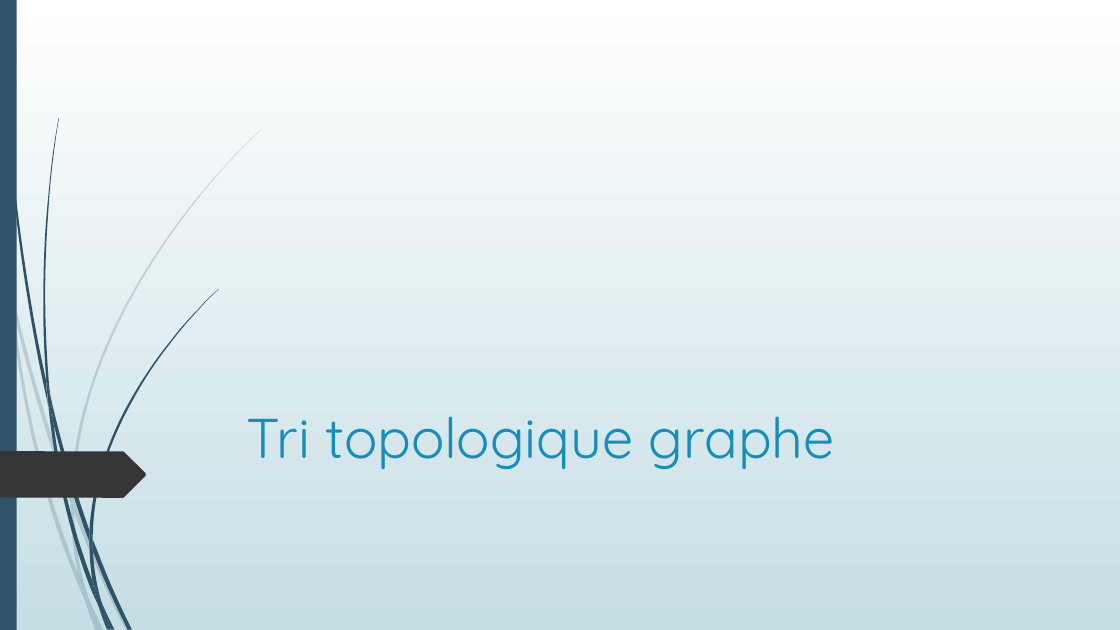
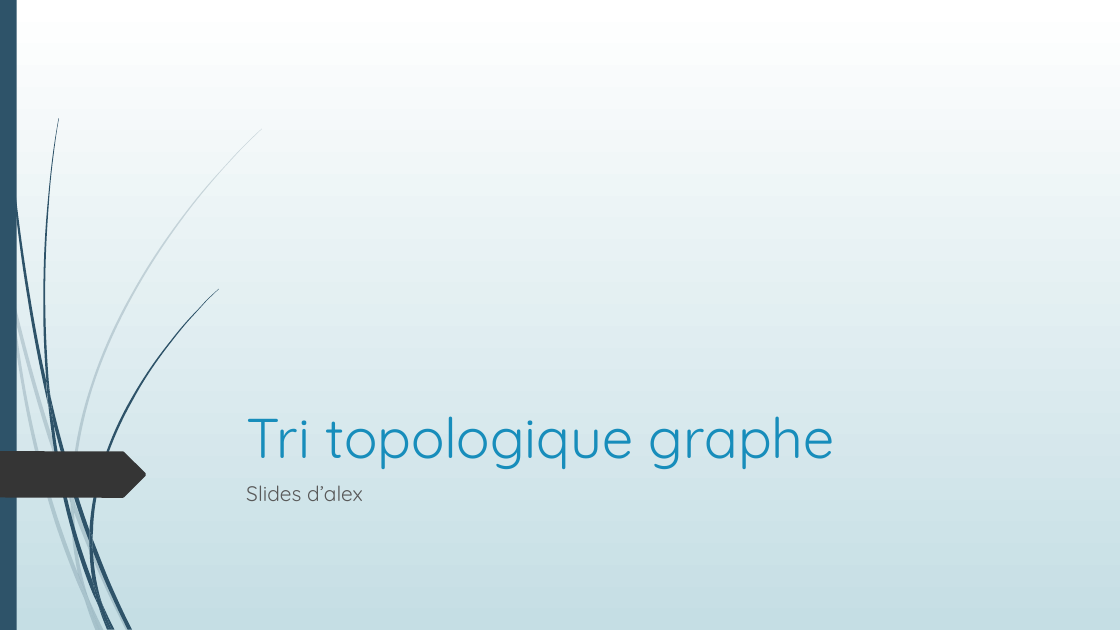
Before and after one commit to Poroing/CrowdDeplacementOptimisation, a slide deck: slide 39 of Présentation/Détermination d'un plan d'évacuation incendie.pptx (slide 32 before the commit). Drawn at 1120x630 pixels with LibreOffice and Linux fonts; fonts in the diff are those of the drawing. Boxes give left, top, right and bottom in pixels: in the first picture for what was removed or moved away, otherwise in the second. Text is boxed around its words. In the diff, an @@ line names an element or a change of style, - is before the commit and + after.

```diff
--- a/Présentation/Détermination d'un plan d'évacuation incendie.pptx
+++ b/Présentation/Détermination d'un plan d'évacuation incendie.pptx
@@ text added at <box>246,485,363,501</box>, 18 pt, text #595959 @@
+Slides d’alex
```
Also in this commit, not shown: 7 other slides changed, 19 slides added, 8 slides removed, 11 other files.
